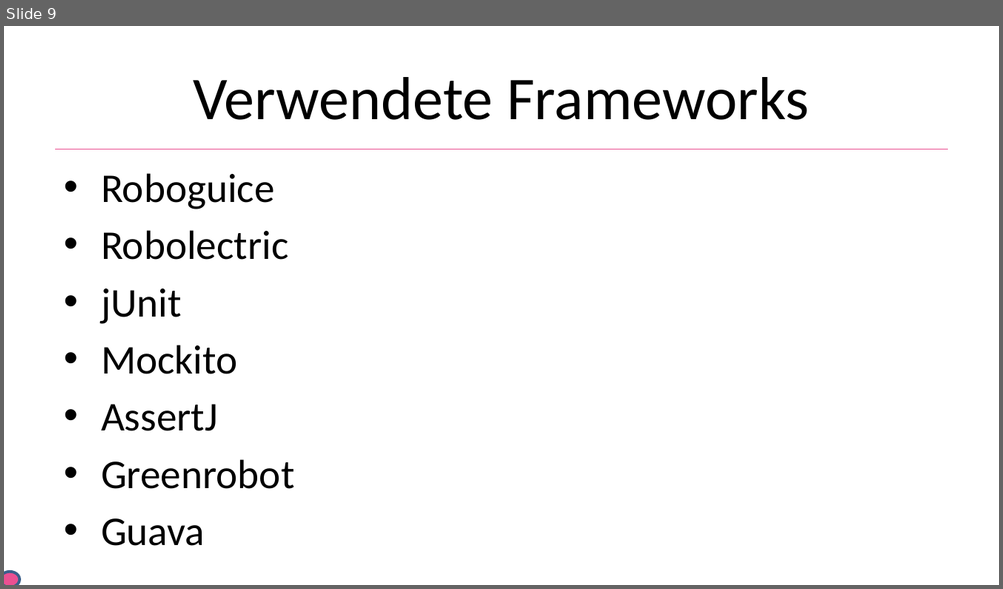
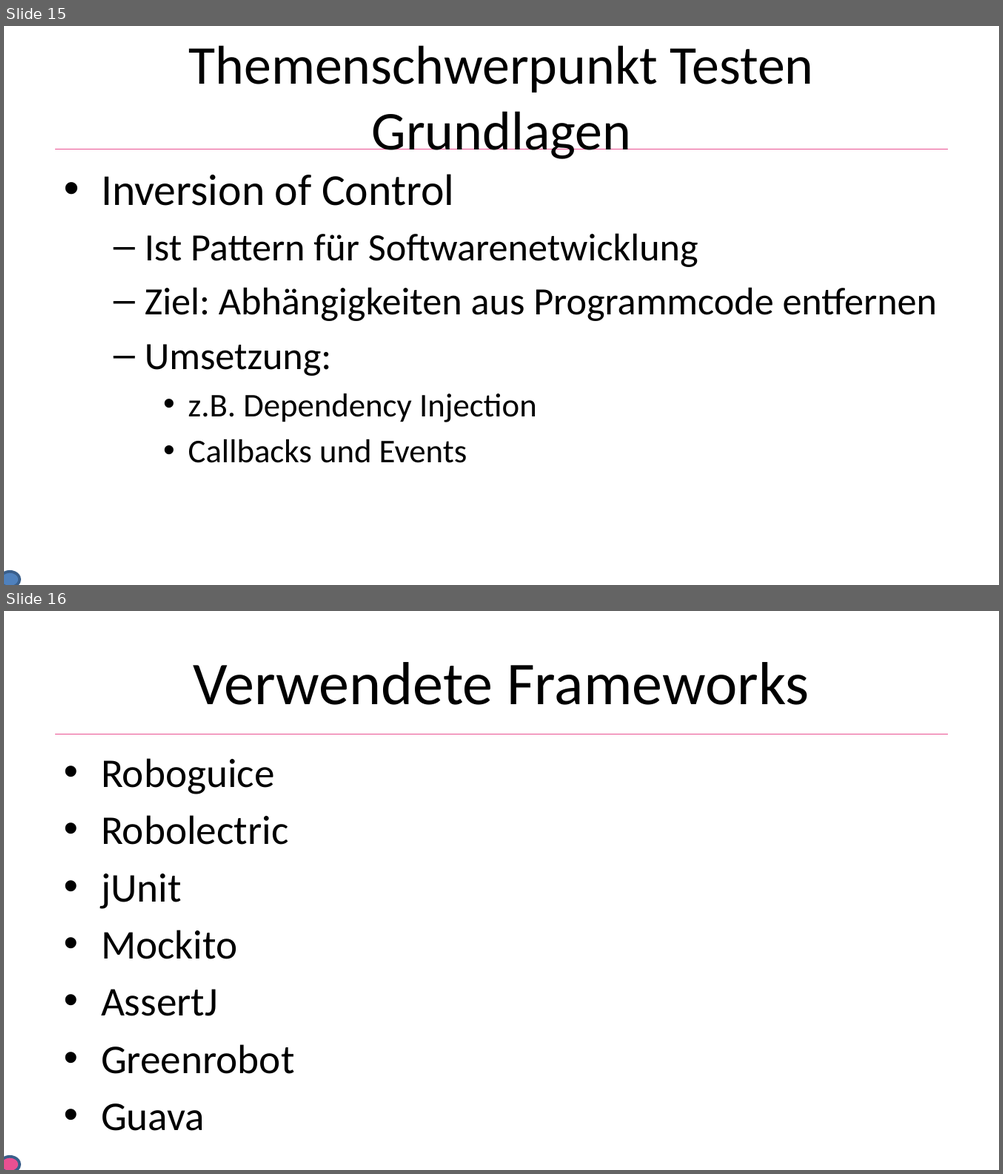
Before and after one commit to He1md4ll/MobileMeshViewer, a slide deck: docs/mobile_meshviewer_praezi.pptx. Shown one above the other, each under a label of ours: slide 9 before the commit, slides 15 and 16 after it. The pictures are 1003x589 and 1003x1174 pixels, drawn with LibreOffice and Linux fonts; fonts in the diff are those of the drawing; background and template pictures are left out. Boxes give left, top, right and bottom in pixels: in the first picture for what was removed or moved away, otherwise in the second. Text is boxed around its words. In the diff, an @@ line names an element or a change of style, - is before the commit and + after.

```diff
--- a/docs/mobile_meshviewer_praezi.pptx
+++ b/docs/mobile_meshviewer_praezi.pptx
@@ slide 15 added at [4,26,999,585], background #FFFFFF; not listed: 1 template element that a slide beside it also shows @@
@@ title added at [189,45,814,159], 39.6 pt, text #000000 @@
+Themenschwerpunkt Testen
+Grundlagen
@@ text added at [101,174,937,463], 28 pt, text #000000 @@
+• Inversion of Control
+  – Ist Pattern für Softwarenetwicklung
+  – Ziel: Abhängigkeiten aus Programmcode entfernen
+  – Umsetzung:
+    • z.B. Dependency Injection
+    • Callbacks und Events
@@ ellipse added at [4,572,20,585], fill #4F81BD, outline #3A5F8C 2 pt @@
@@ what was slide 9 is now slide 16 @@
```
Also in this commit, not shown: 7 slides changed, 7 other slides added.
